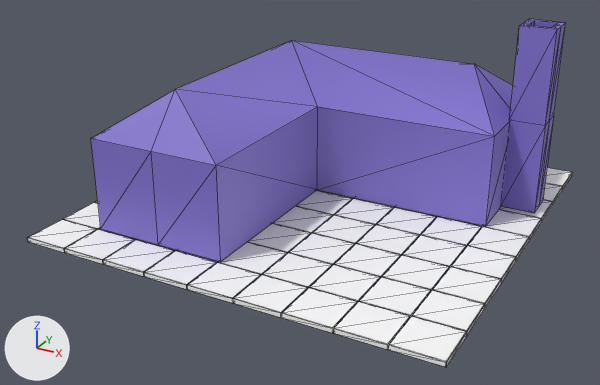
Before and after pictures for a commit that changed the glTF model repository/age-of/data/models/XG_Bathhouse.glb.
Both versions are drawn from a 50 mm camera at (82.74, 50.82, 9.6) aimed at (74.84, 65.18, 2.42). Arrows for +X, +Y and +Z are at lower left; the lights stay in place. Mesh edges are drawn as thin lines. Where no turn or scale is listed for an object, it has been applied to the vertices.

Before the edit, the objects in view are built like this:
```python
me_mesh_965 = bpy.data.meshes.new('Mesh.965')
me_mesh_965.from_pydata(...)  # a box spanning x -0.5..0.5, y -0.5..0.5, z 0.0..0.1
me_mesh_965.materials.append(mat_grid)  # picture img_100x100_grid
me_mesh_991 = bpy.data.meshes.new('Mesh.991')
me_mesh_991.from_pydata(...)  # 19 vertices, 34 faces; spans x -4.5..2.5, y -5.5..1.5, z 0.0..3.0
me_mesh_991.materials.append(mat_base_2)  # blue #8272ce
me_mesh_992 = bpy.data.meshes.new('Mesh.992')
me_mesh_992.from_pydata(...)  # 30 vertices, 52 faces; spans x -0.38..0.37, y -0.38..0.38, z -2.0..2.0
me_mesh_992.materials.append(mat_base_2)  # blue #8272ce
ob_1m_base_block_3301 = bpy.data.objects.new('1m_base_block_3301', me_mesh_965)
ob_1m_base_block_3301.location = (71.0, 63.0, 1.81)
ob_building_3m_3m_011 = bpy.data.objects.new('building_3m_3m_011', me_mesh_992)
ob_building_3m_3m_011.location = (78.92, 68.0, 3.93)
ob_building_7m_3m_g_shape_008 = bpy.data.objects.new('building_7m_3m_g_shape_008', me_mesh_991)
ob_building_7m_3m_g_shape_008.location = (76.08, 68.0, 1.93)
# also in view: '1m_base_block_3248' at (77.0, 66.0, 1.86); '1m_base_block_3277' at (76.0, 63.0, 1.86); '1m_base_block_3259' at (75.0, 65.0, 1.86); '1m_base_block_3308' at (79.0, 63.0, 1.86); '1m_base_block_3310' at (76.0, 62.0, 1.86)
```
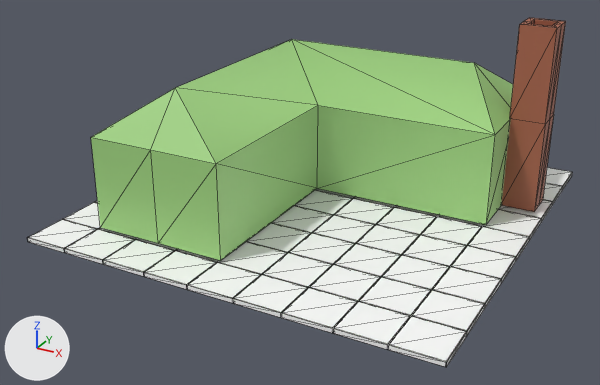
The newer file is also turned or shifted as a whole; pictures and numbers use the older file's frame.

Diff of the bpy script that builds the scene:
```diff
--- a/repository/age-of/data/models/XG_Bathhouse.glb.py
+++ b/repository/age-of/data/models/XG_Bathhouse.glb.py
@@ mat_green @@
+mat_green = principled_material('green')
+mat_green.base_color = (0.348, 0.65, 0.215)  # green #9fd380
+mat_green.roughness = 0.553
@@ mat_red @@
+mat_red = principled_material('red')
+mat_red.base_color = (0.391, 0.123, 0.0677)  # brown #a8624a
+mat_red.roughness = 0.553
@@ me_mesh_992 @@
 me_mesh_992.from_pydata(...)  # 30 vertices, 52 faces; spans x -0.38..0.37, y -0.38..0.38, z -2.0..2.0
-me_mesh_992.materials.append(mat_base_2)  # blue #8272ce
+me_mesh_992.materials.append(mat_red)  # brown #a8624a
@@ me_mesh_991 @@
 me_mesh_991.from_pydata(...)  # 19 vertices, 34 faces; spans x -4.5..2.5, y -5.5..1.5, z 0.0..3.0
-me_mesh_991.materials.append(mat_base_2)  # blue #8272ce
+me_mesh_991.materials.append(mat_green)  # green #9fd380
```

Location of each change, [x1, y1, x2, y2] in pixels of the pictures (600 x 385 px):
'building_7m_3m_g_shape_008', recoloured (blue to green): [91, 39, 513, 262] in both
'building_3m_3m_011', recoloured (blue to brown): [501, 18, 566, 213] in both
